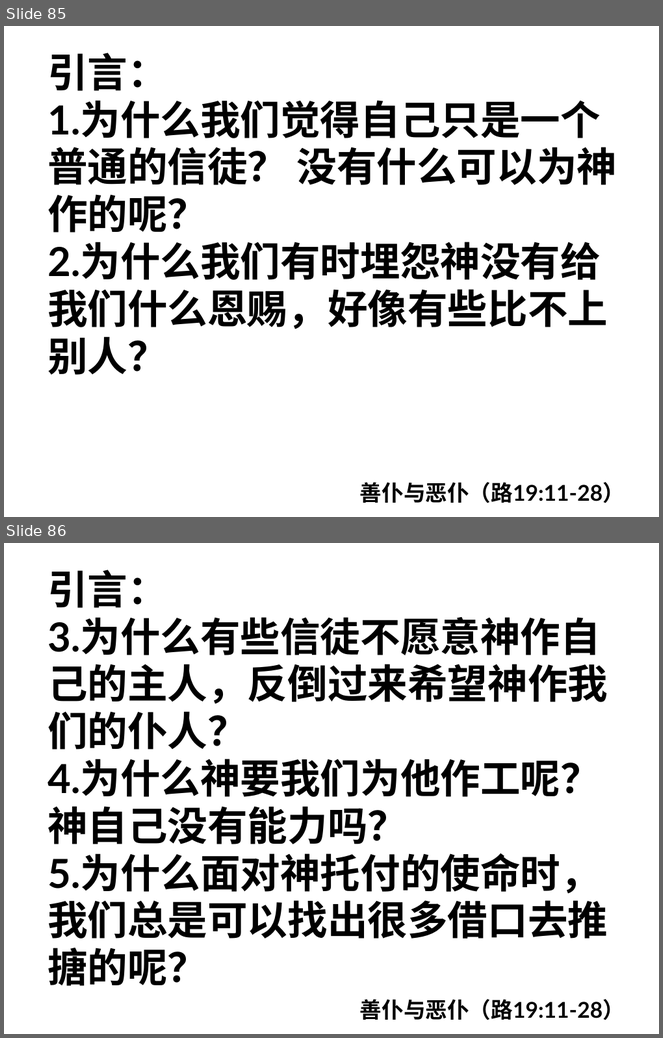
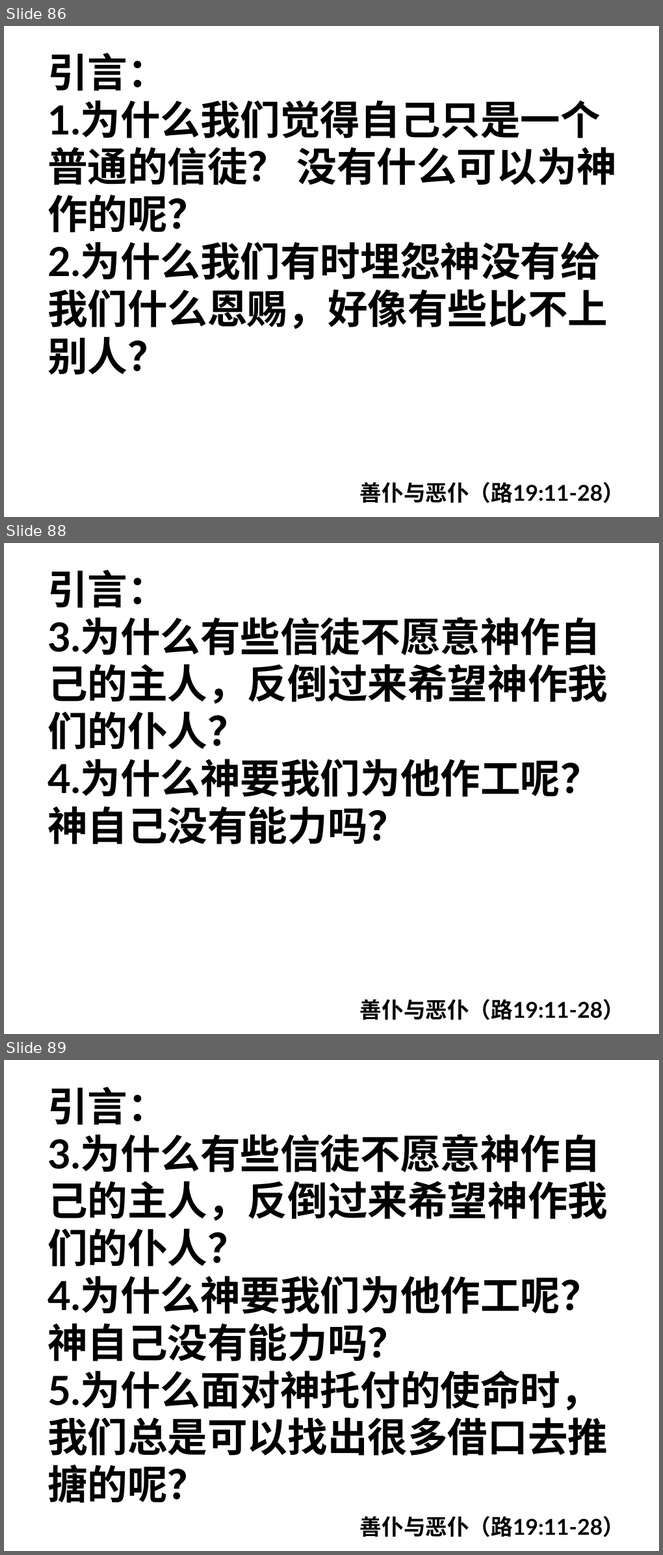
Before and after one commit to jackey-qiu/pyworship, a slide deck: 2023-08-16.pptx. Shown one above the other, each under a label of ours: slides 85 and 86 before the commit, slides 86, 88 and 89 after it; the slides between them are not shown. The pictures are 663x1038 and 663x1555 pixels, drawn with LibreOffice and Linux fonts; fonts in the diff are those of the drawing. Boxes give left, top, right and bottom in pixels: in the first picture for what was removed or moved away, otherwise in the second. Text is boxed around its words. In the diff, an @@ line names an element or a change of style, - is before the commit and + after.

```diff
--- a/2023-08-16.pptx
+++ b/2023-08-16.pptx
@@ slide 88 added at <box>4,543,659,1034</box>, background #FFFFFF @@
@@ text added at <box>48,570,608,845</box>, 44 pt, text #000000, bold @@
+引言：
+3.为什么有些信徒不愿意神作自己的主人，反倒过来希望神作我们的仆人？
+4.为什么神要我们为他作工呢？ 神自己没有能力吗？
@@ text added at <box>360,999,625,1021</box>, 24 pt, text #000000, bold @@
+善仆与恶仆（路19:11-28）
@@ what was slide 85 is now slide 86 @@
@@ what was slide 86 is now slide 89 @@
```
Also in this commit, not shown: 5 slides changed, 8 other slides added, 1 other file.
